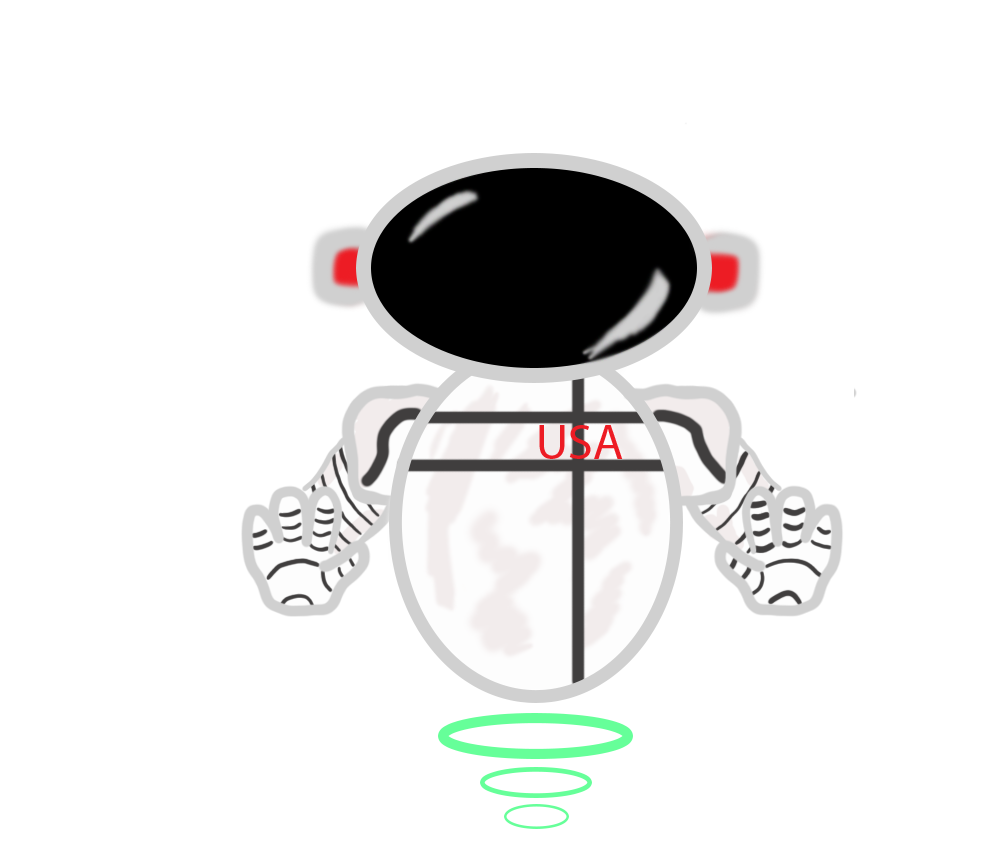
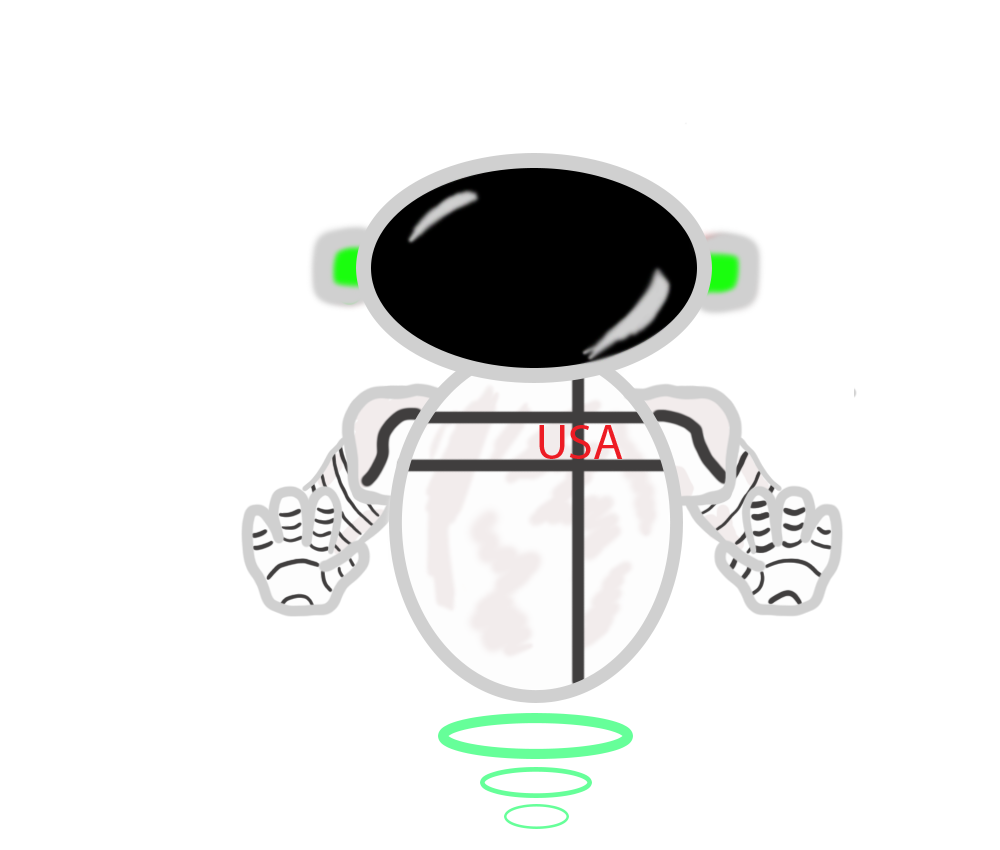
Revision of a layered 1000x850 image; what changed, layer by layer:
painted on "background fill" over [329, 243, 743, 305]
